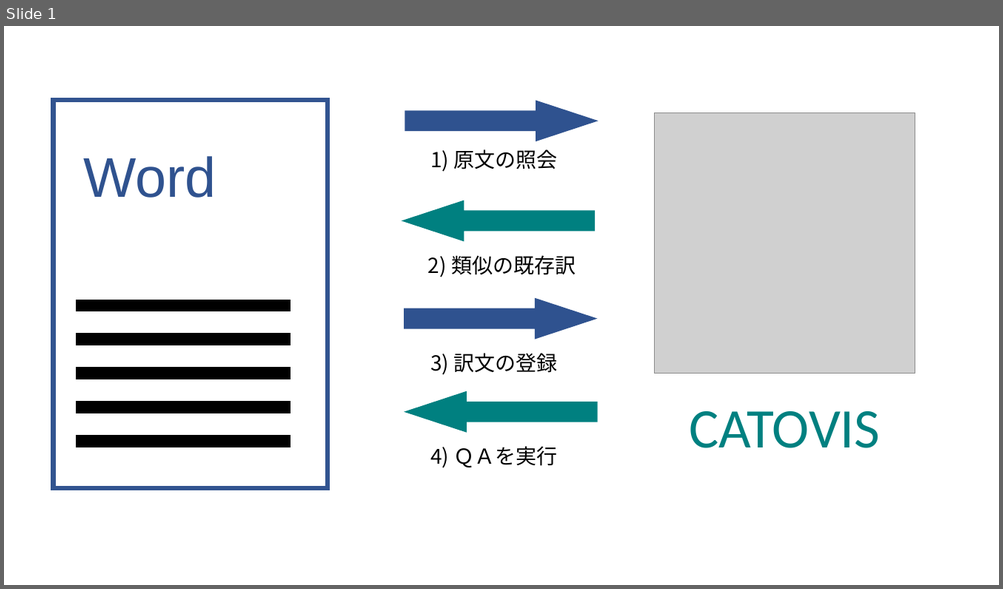
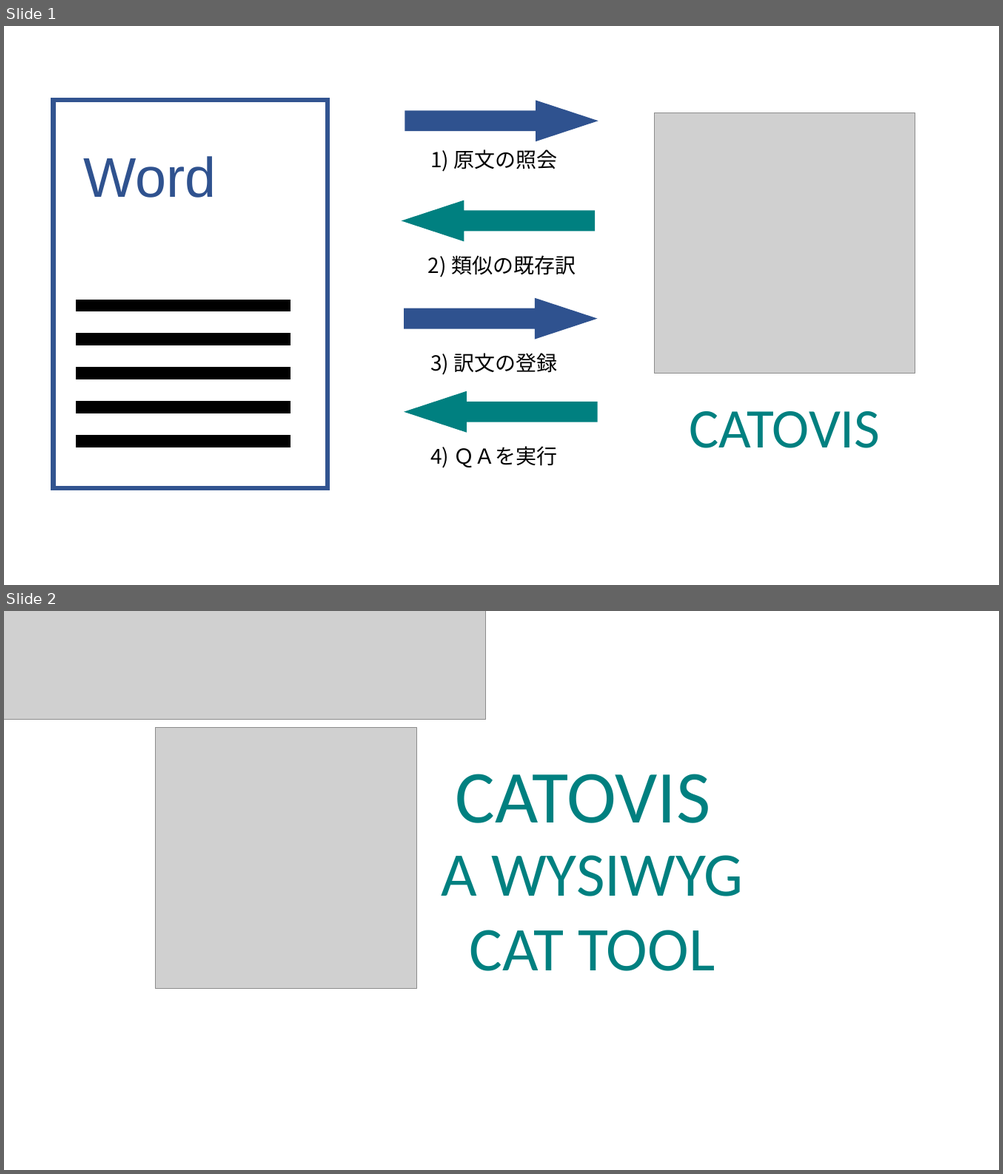
Before and after one commit to CPkobo/catovis-manual, a slide deck: pict/pict.pptx. Shown one above the other, each under a label of ours: slide 1 before the commit, slides 1 and 2 after it. The pictures are 1003x589 and 1003x1174 pixels, drawn with LibreOffice and Linux fonts; fonts in the diff are those of the drawing; grey boxes stand for pictures. Boxes give left, top, right and bottom in pixels: in the first picture for what was removed or moved away, otherwise in the second. Text is boxed around its words. In the diff, an @@ line names an element or a change of style, - is before the commit and + after.

```diff
--- a/pict/pict.pptx
+++ b/pict/pict.pptx
@@ slide 2 added at [4,611,999,1170], background #FFFFFF @@
@@ picture added at [4,611,485,720] @@
@@ picture added at [156,728,417,989] @@
@@ text added at [455,774,711,823], 72 pt, text #008080 @@
+CATOVIS
@@ text added at [441,855,743,971], 60 pt, text #008080 @@
+A WYSIWYG
+CAT TOOL
```
Also in this commit, not shown: 27 other files.
